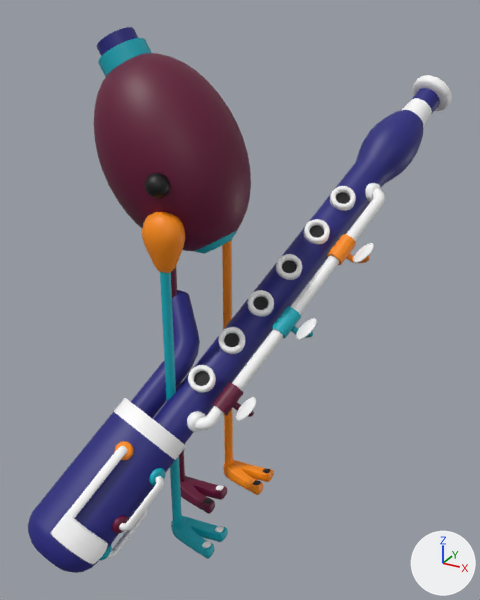
An edit to the FBX model Assets/Models/Instrumonsters/Piper/piper@broken.fbx, drawn before and after from the same camera.
Both versions are drawn from a camera (50 mm lens) standing at (0.067, -0.1189, 0.1197) and looking at (-0.0035, 0.0092, 0.0556). Arrows for +X, +Y and +Z are at lower right; the lights stay in place. Where no turn or scale is listed for an object, it has been applied to the vertices.
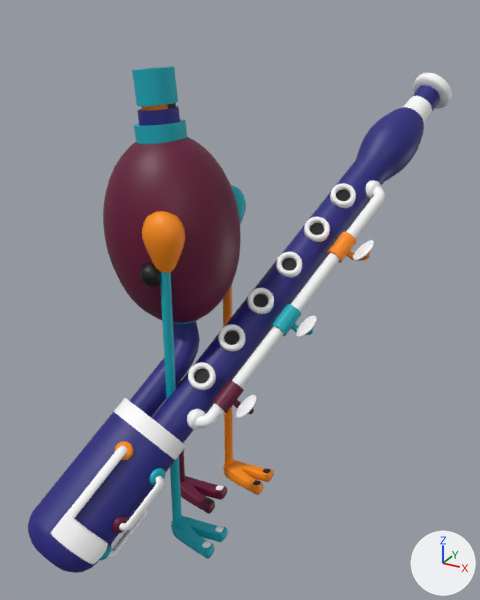
Commit message: (wip) Derniere version de Piper

ob_basson is not drawn itself; it is the parent of ob_cle, ob_petitebranchecourbedos, ob_pivot3, ob_pivot1, ob_branchel, ob_pivot2.

Where the change shows, as pixel boxes [x1, y1, x2, y2] in the pictures (480 x 600 px; the box of a moved part takes in the faces that stretch with it):
'HEAD', reshaped, moved, turned
    before: [94, 27, 251, 254]
    after: [103, 106, 241, 324]
'BassonTXXL', moved
    before: [153, 88, 440, 444]
    after: [152, 85, 440, 443]
'Branche', moved
    before: [195, 188, 385, 430]
    after: [195, 186, 385, 428]
'BassonTS', moved
    before: [131, 290, 200, 419]
    after: [129, 321, 200, 417]
'Embout', moved
    before: [413, 75, 452, 111]
    after: [413, 73, 452, 109]
'BoutA.002', moved
    before: [212, 382, 243, 416]
    after: [212, 380, 244, 413]
'BoutA.001', moved
    before: [271, 306, 301, 338]
    after: [271, 304, 301, 336]
'Cle6', moved
    before: [188, 365, 216, 393]
    after: [188, 362, 216, 390]
'BoutA', moved
    before: [327, 234, 356, 265]
    after: [327, 232, 356, 263]
'Cle5', moved
    before: [218, 327, 245, 354]
    after: [218, 324, 245, 351]
'Cle4', moved
    before: [247, 290, 274, 317]
    after: [247, 288, 274, 314]
'Cle3', moved
    before: [276, 254, 302, 280]
    after: [276, 252, 302, 277]
'Cle2', moved
    before: [304, 219, 330, 244]
    after: [304, 217, 330, 242]
'VoidCle1', moved
    before: [330, 186, 356, 211]
    after: [330, 183, 356, 208]
'PointC.002', moved
    before: [236, 397, 256, 421]
    after: [236, 395, 256, 418]
'PointC.001', moved
    before: [296, 318, 317, 340]
    after: [296, 315, 317, 337]
'PointC', moved
    before: [353, 243, 374, 263]
    after: [353, 240, 374, 260]
'JointB', moved
    before: [187, 411, 206, 432]
    after: [187, 409, 206, 430]
'VoidCle6', moved
    before: [194, 371, 210, 386]
    after: [194, 369, 210, 384]
'JointA', moved
    before: [365, 183, 381, 202]
    after: [366, 180, 381, 199]
'VoidCle2', moved
    before: [309, 225, 324, 238]
    after: [309, 223, 324, 235]
'Cle1', moved
    before: [336, 192, 350, 204]
    after: [336, 190, 350, 201]
'LienB', moved
    before: [347, 254, 370, 263]
    after: [346, 251, 370, 261]
'LienB.001', moved
    before: [291, 326, 313, 338]
    after: [291, 324, 313, 335]
'LienB.002', moved
    before: [233, 402, 254, 417]
    after: [233, 400, 254, 414]
part 1 of me_mesh_006, moved or reshaped
    before: [94, 53, 251, 251]
    after: [103, 137, 241, 323]
part 2 of me_mesh_006, moved or reshaped (not visible before)
    after: [140, 263, 161, 287]
part 3 of me_mesh_006, moved or reshaped
    before: [98, 38, 236, 254]
    after: [134, 119, 199, 324]
part 4 of me_mesh_006, moved or reshaped
    before: [97, 27, 138, 56]
    after: [137, 106, 180, 126]
part 5 of me_mesh_006, moved or reshaped (not visible afterwards)
    before: [145, 173, 170, 198]
'BassonJoint', unchanged, covered by the edit
    before: [28, 398, 186, 573]
'polySurface1', unchanged, uncovered by the edit
    after: [28, 398, 186, 573]
'EmboutTete', unchanged, uncovered by the edit
    after: [132, 66, 178, 106]
'polySurface5', unchanged, uncovered by the edit
    after: [51, 514, 108, 564]

The change, as a list of edits to the scene's bpy script:
```text
Change me_mesh_006:
    where me_mesh_006.from_pydata(...)  # 1290 vertices, 1380 faces; spans x -3.22..0.25, y 7.01..11.61, z -1.64..1.64
    used by ob_head; location = (0.0, 0.0, 0.0); rotation_euler = (1.571, 0.0, 0.0), in degrees (90, 0, 0); scale = (0.01, 0.01, 0.01)
    remove me_mesh_006.materials.append(mat_bleuc)  # cyan #00acbc
    remove me_mesh_006.materials.append(mat_bleuf2)  # blue #21207e
    remove me_mesh_006.materials.append(mat_noir)  # black #000000
    remove me_mesh_006.materials.append(mat_mauve)  # dark red #630033
    me_mesh_006 part 1: the loose piece of 382 vertices spanning x -3.22..0.25, y 7.04..11.12, z -1.47..1.47 is moved by (0.0, 0.0, -13.41), in mat_piper_uvmap_mauve (dark red #630033)
    me_mesh_006 part 2: the loose piece of 282 vertices spanning x -1.17..-0.67, y 8.53..9.03, z -1.64..-1.14 is moved by (0.0, 0.0, -10.63), in mat_piper_uvmap_noir (black #000000)
    me_mesh_006 part 3: the loose piece of 302 vertices spanning x -3.15..0.03, y 7.01..11.41, z -0.55..0.55 is moved by (0.0, 0.0, -13.41), in mat_piper_uvmap_bleuc (cyan #00acbc)
    me_mesh_006 part 4: the loose piece of 42 vertices spanning x -3.2..-2.18, y 10.72..11.61, z -0.44..0.44 is moved by (0.0, 0.0, -13.41), in mat_piper_uvmap_bleuf2 (blue #21207e)
    me_mesh_006 part 5: the loose piece of 282 vertices spanning x -1.17..-0.67, y 8.53..9.03, z 1.14..1.64 is moved by (0.0, 0.0, -16.19), in mat_piper_uvmap_noir (black #000000)
    add me_mesh_006.materials.append(mat_piper_uvmap_mauve)  # dark red #630033
    add me_mesh_006.materials.append(mat_piper_uvmap_noir)  # black #000000
    add me_mesh_006.materials.append(mat_piper_uvmap_bleuc)  # cyan #00acbc
    add me_mesh_006.materials.append(mat_piper_uvmap_bleuf2)  # blue #21207e
Change ob_pointc_001:
    ob_pointc_001.location: (0.0164, 0.0032, 0.0552) -> (0.0164, 0.0032, 0.0558)
Change ob_bassonts:
    ob_bassonts.location: (-0.0112, -0.0051, 0.0461) -> (-0.0112, -0.0051, 0.0468)
Change ob_embout:
    ob_embout.location: (0.0233, 0.0651, 0.0991) -> (0.0233, 0.0651, 0.0997)
Change ob_bouta:
    ob_bouta.location: (0.0161, 0.0235, 0.0673) -> (0.0161, 0.0235, 0.0679)
Change ob_voidcle2:
    ob_voidcle2.location: (0.0097, 0.023, 0.0708) -> (0.0097, 0.023, 0.0714)
Change ob_bassontxxl:
    ob_bassontxxl.location: (0.0046, 0.0203, 0.0638) -> (0.0046, 0.0203, 0.0644)
Change ob_pointc:
    ob_pointc.location: (0.0226, 0.0199, 0.0687) -> (0.0226, 0.0199, 0.0693)
Change ob_bouta_002:
    ob_bouta_002.location: (0.0038, -0.0096, 0.0406) -> (0.0038, -0.0096, 0.0412)
Change ob_lienb_002:
    ob_lienb_002.location: (0.0125, -0.0106, 0.0378) -> (0.0125, -0.0106, 0.0385)
Change ob_cle4:
    ob_cle4.location: (0.0035, 0.0065, 0.0572) -> (0.0035, 0.0065, 0.0578)
Change ob_cle6:
    ob_cle6.location: (-0.0027, -0.0099, 0.0439) -> (-0.0027, -0.0099, 0.0445)
Change ob_jointa:
    ob_jointa.location: (0.018, 0.0377, 0.0781) -> (0.018, 0.0377, 0.0787)
Change ob_bouta_001:
    ob_bouta_001.location: (0.0099, 0.0068, 0.0538) -> (0.0099, 0.0068, 0.0544)
Change ob_jointb:
    ob_jointb.location: (-0.0015, -0.0145, 0.0358) -> (-0.0015, -0.0145, 0.0365)
Change ob_basson:
    ob_basson.location: (-0.0136, -0.000692, 0.0515) -> (-0.0136, -0.000692, 0.0522)
Change ob_branche:
    ob_branche.location: (0.027, 0.0151, 0.0635) -> (0.027, 0.0151, 0.0642)
Change ob_cle3:
    ob_cle3.location: (0.0066, 0.0148, 0.0639) -> (0.0066, 0.0148, 0.0645)
Change ob_cle2:
    ob_cle2.location: (0.0097, 0.0231, 0.0706) -> (0.0097, 0.0231, 0.0713)
Change ob_head:
    ob_head.location: (0.0, 0.0, 0.0) -> (-0.0402, -0.1341, -0.015)
    ob_head.rotation_euler: (1.571, 0.0, 0.0) -> (1.571, 0.432, 0.0)  # degrees (90, 0, 0) -> degrees (90, 25, 0)
Change ob_pointc_002:
    ob_pointc_002.location: (0.0102, -0.0131, 0.042) -> (0.0102, -0.0131, 0.0426)
Change ob_lienb_001:
    ob_lienb_001.location: (0.0186, 0.0057, 0.0511) -> (0.0186, 0.0057, 0.0517)
Change ob_lienb:
    ob_lienb.location: (0.0248, 0.0224, 0.0646) -> (0.0248, 0.0224, 0.0652)
```
